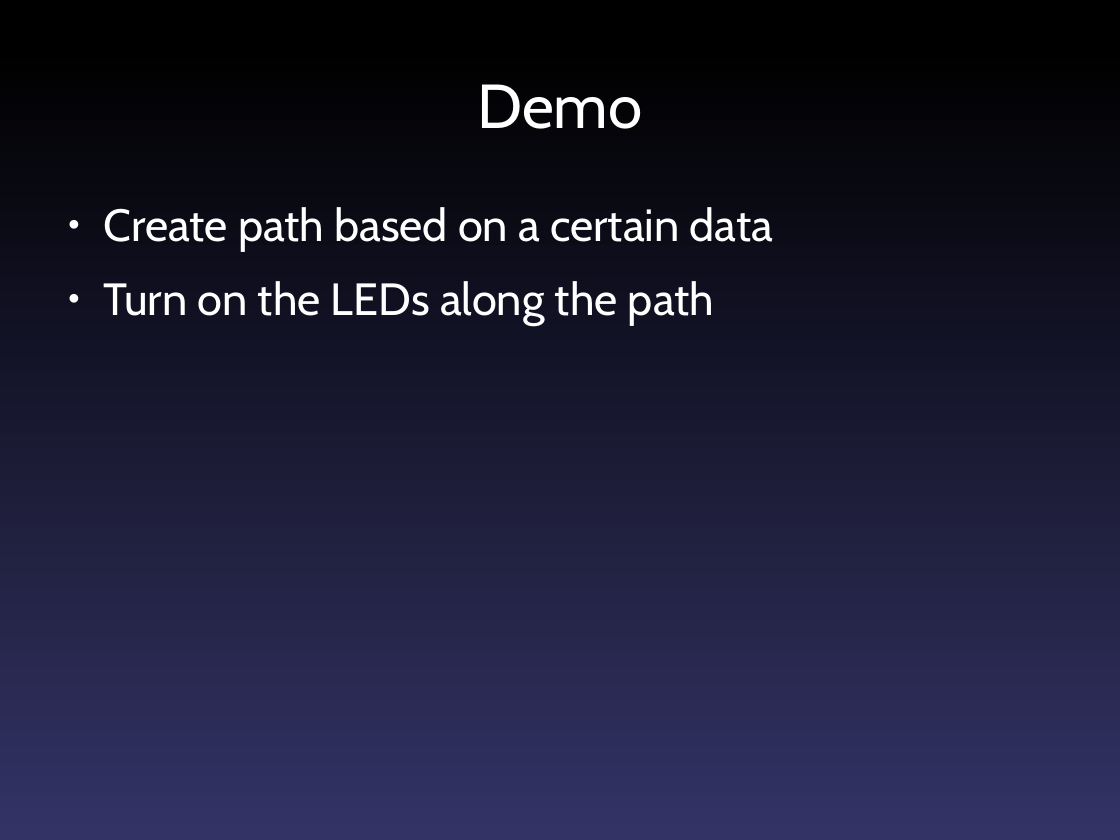
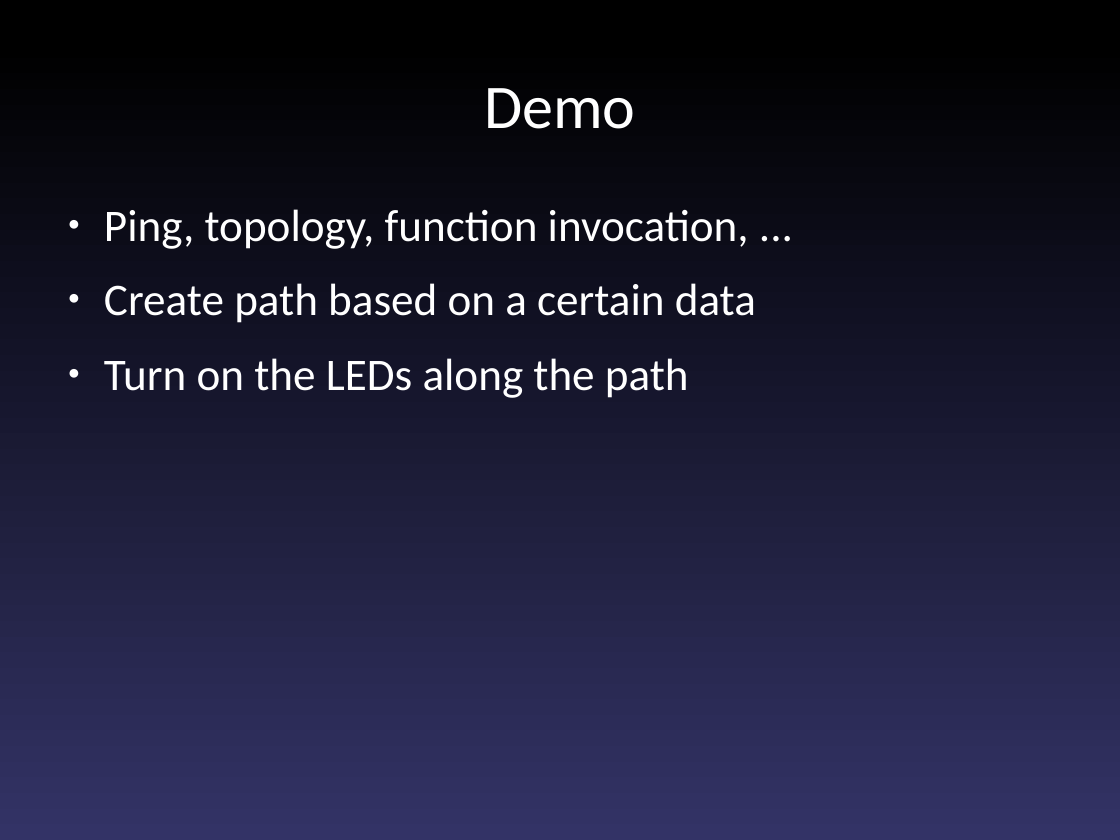
Before and after one commit to fajran/luaspot, a slide deck: slide 14 of doc/presentation/Scriptable Sensor Network.odp. Drawn at 1120x840 pixels with LibreOffice and Linux fonts; fonts in the diff are those of the drawing. Boxes give left, top, right and bottom in pixels: in the first picture for what was removed or moved away, otherwise in the second. Text is boxed around its words. In the diff, an @@ line names an element or a change of style, - is before the commit and + after.

```diff
--- a/doc/presentation/Scriptable Sensor Network.odp
+++ b/doc/presentation/Scriptable Sensor Network.odp
@@ title "Demo" at [484,88,635,129]: font Cabin to Calibri @@
@@ text at [104,209,749,249]: paragraph added @@
+● Ping, topology, function invocation, ...
@@ text at [104,283,756,398]: font Cabin to Calibri in "Create path based on a certain data", "Turn on the LEDs along the path" @@
```
Also in this commit, not shown: 14 other slides changed.
